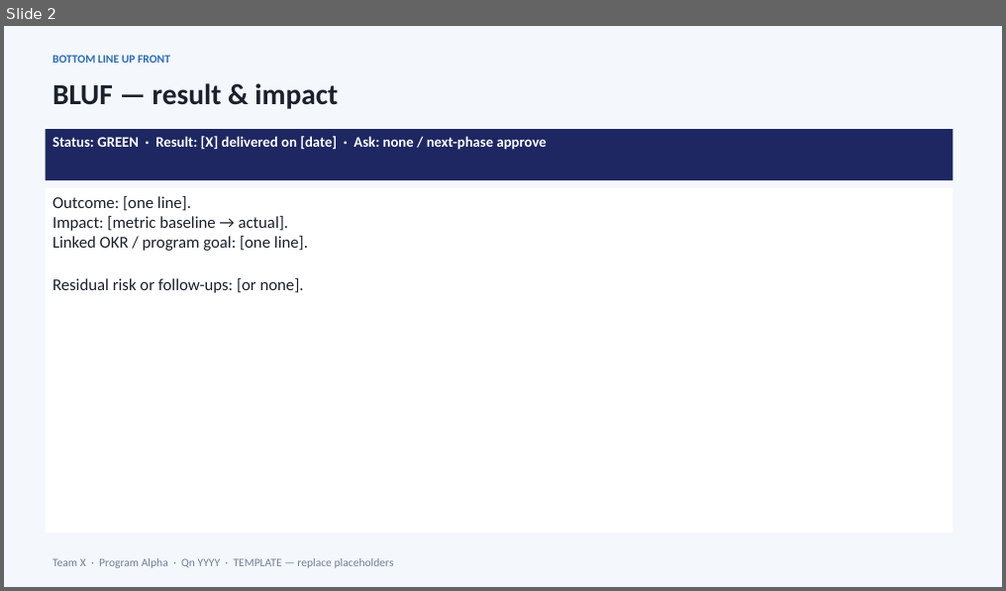
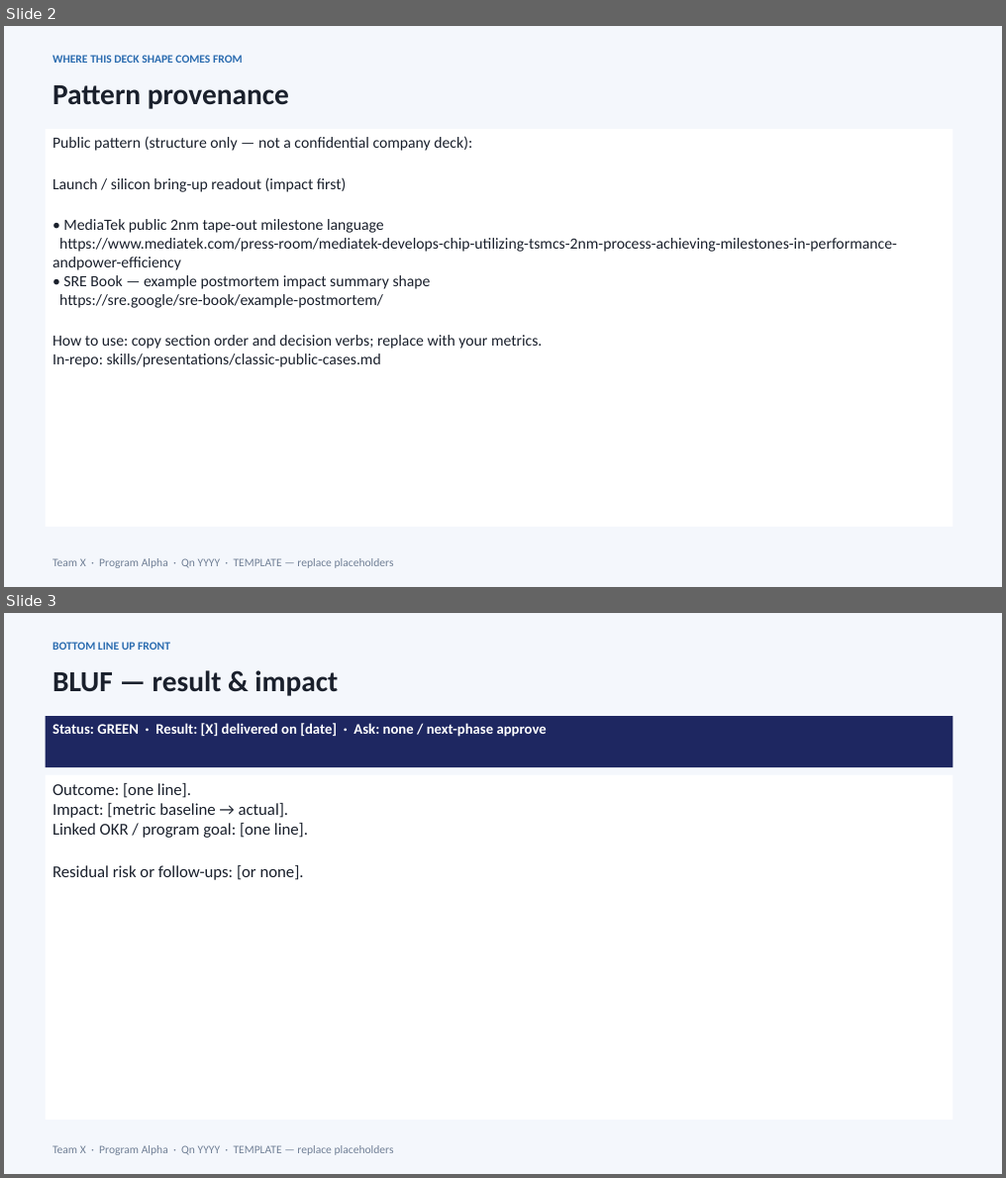
Before and after one commit to peter0749/MindsetMD, a slide deck: skills/presentations/assets/pptx/templates/02-results-demo.pptx. Shown one above the other, each under a label of ours: slide 2 before the commit, slides 2 and 3 after it. The pictures are 1006x591 and 1006x1178 pixels, drawn with LibreOffice and Linux fonts; fonts in the diff are those of the drawing. Boxes give left, top, right and bottom in pixels: in the first picture for what was removed or moved away, otherwise in the second. Text is boxed around its words. In the diff, an @@ line names an element or a change of style, - is before the commit and + after.

Commit message:
Add explicit public pattern provenance and fix broken asset links
Each template/example deck now has a Pattern provenance slide and cover
line; outline MDs cite sources. Fix assets/README paths to pptx/templates
and pptx/examples; add scripts/check_markdown_links.py (all 22 URLs 200).

```diff
--- a/skills/presentations/assets/pptx/templates/02-results-demo.pptx
+++ b/skills/presentations/assets/pptx/templates/02-results-demo.pptx
@@ slide 2 added at (4,26,1002,587), background #F4F7FC @@
@@ text added at (53,55,243,63), 11 pt, text #2B6CB0, bold @@
+WHERE THIS DECK SHAPE COMES FROM
@@ text added at (53,85,289,109), 28 pt, text #1A202C, bold @@
+Pattern provenance
@@ rectangle added at (46,129,953,527), fill #FFFFFF, 15 pt, text #1A202C @@
+Public pattern (structure only — not a confidential company deck):
+Launch / silicon bring-up readout (impact first)
+• MediaTek public 2nm tape-out milestone language
+https://www.mediatek.com/press-room/mediatek-develops-chip-utilizing-tsmcs-2nm-process-achieving-milestones-in-performance-andpower-efficiency
+• SRE Book — example postmortem impact summary shape
+https://sre.google/sre-book/example-postmortem/
+How to use: copy section order and decision verbs; replace with your metrics.
+In-repo: skills/presentations/classic-public-cases.md
@@ text added at (53,559,394,569), 11 pt, text #718096 @@
+Team X · Program Alpha · Qn YYYY · TEMPLATE — replace placeholders
@@ what was slide 2 is now slide 3 @@
```
Also in this commit, not shown: 1 slide changed, 35 other files.
